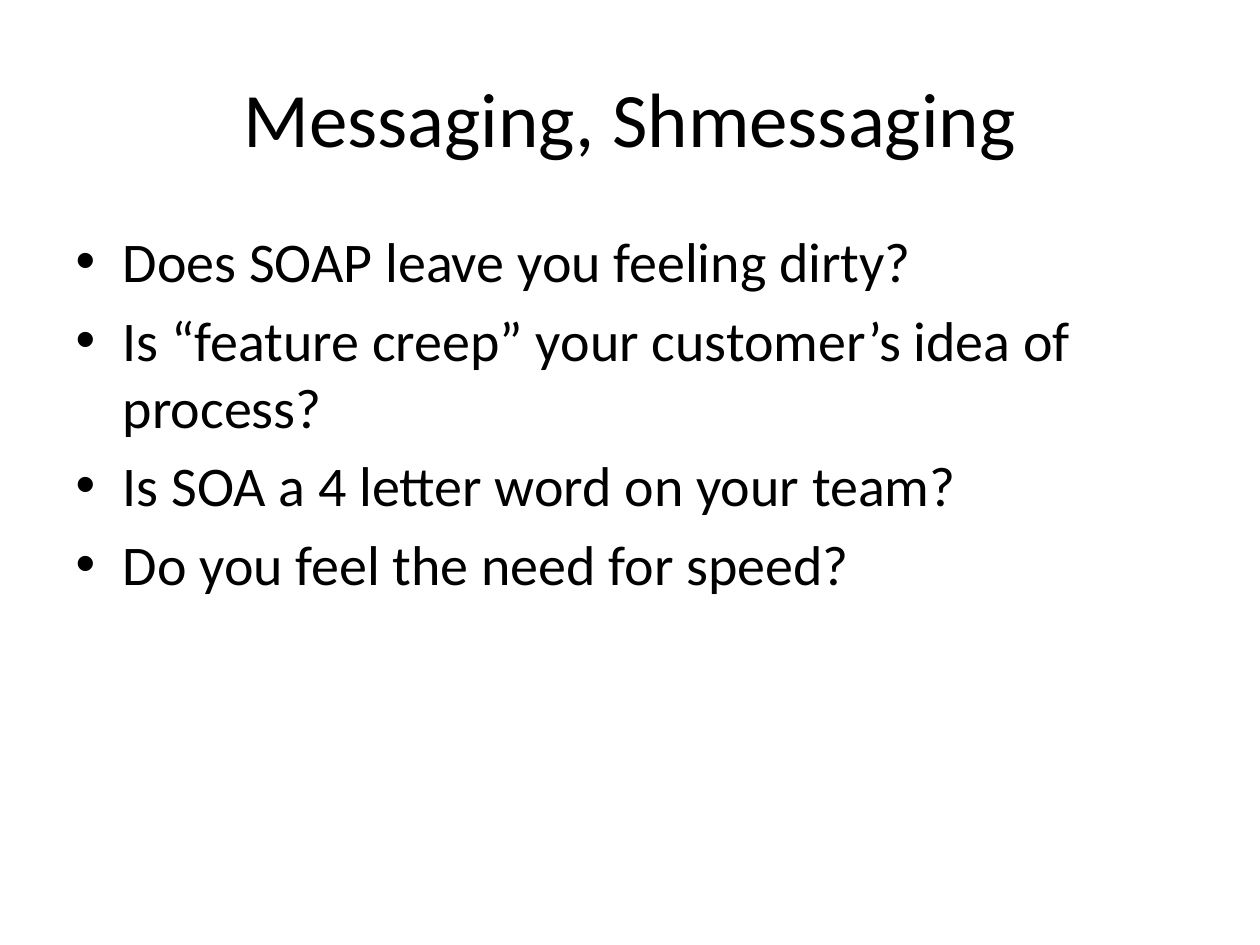
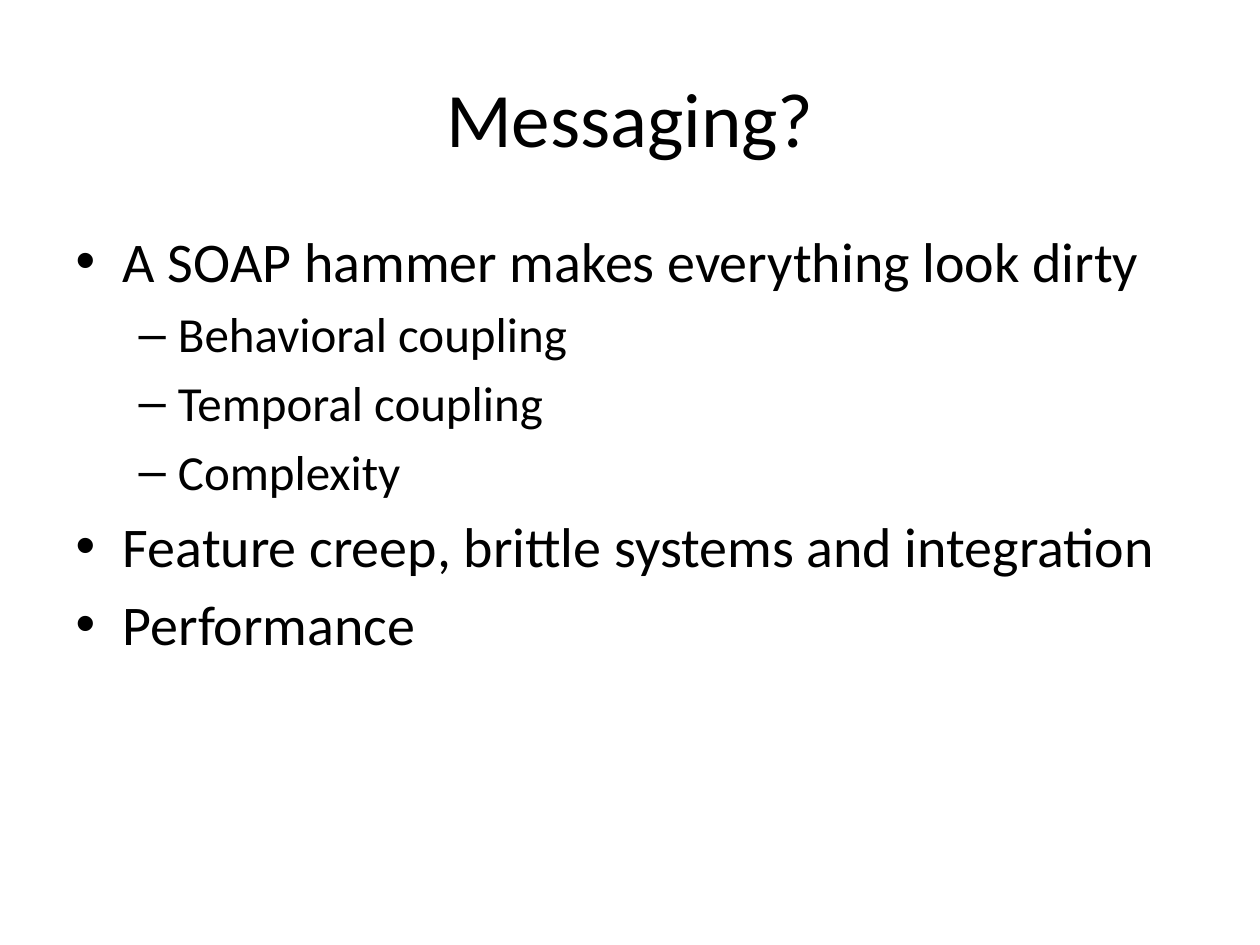
Before and after one commit to cl9p/rabbitmq-demos, a slide deck: slide 3 of Messaging Patterns.pptx. Drawn at 1260x945 pixels with LibreOffice and Linux fonts; fonts in the diff are those of the drawing. Boxes give left, top, right and bottom in pixels: in the first picture for what was removed or moved away, otherwise in the second. Text is boxed around its words. In the diff, an @@ line names an element or a change of style, - is before the commit and + after.

```diff
--- a/Messaging Patterns.pptx
+++ b/Messaging Patterns.pptx
@@ title at [446, 94, 813, 161]: text changed @@
-Messaging, Shmessaging
+Messaging?
@@ text at [123, 243, 1154, 646]: text changed @@
-• Does SOAP leave you feeling dirty?
-• Is “feature creep” your customer’s idea of process?
-• Is SOA a 4 letter word on your team?
-• Do you feel the need for speed?
+• A SOAP hammer makes everything look dirty
+  – Behavioral coupling
+  – Temporal coupling
+  – Complexity
+• Feature creep, brittle systems and integration
+• Performance
```
Also in this commit, not shown: 5 other slides changed.
